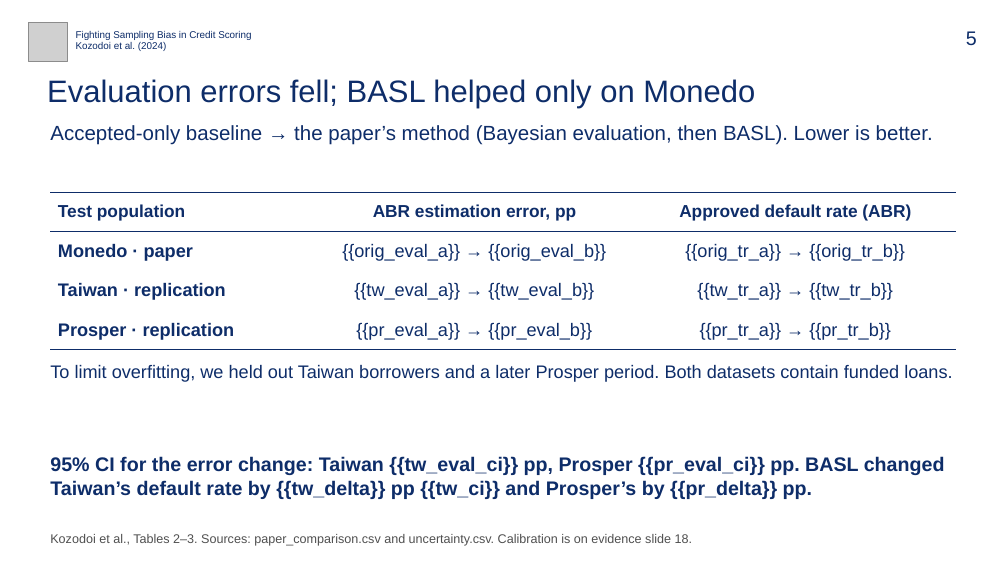
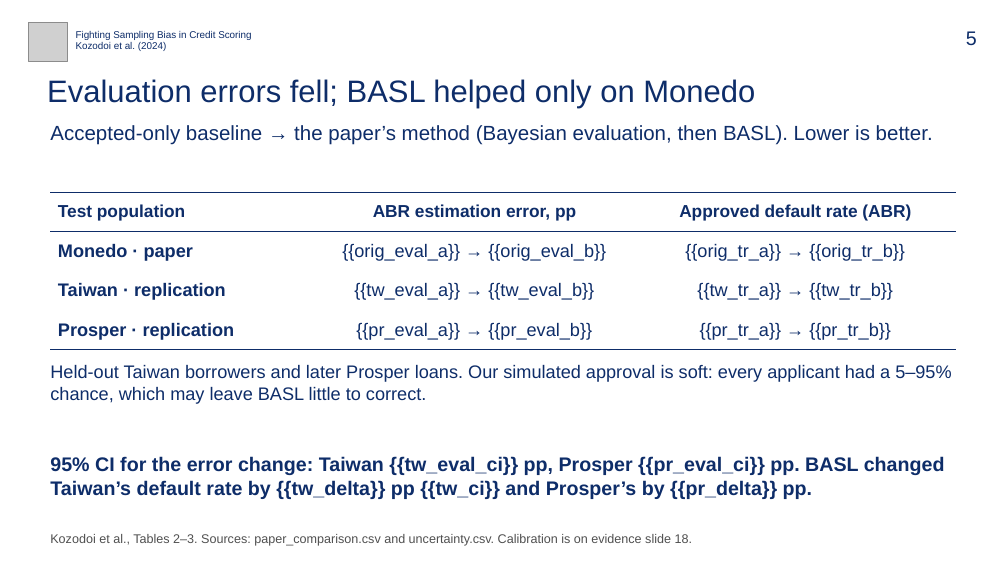
Before and after one commit to bigpurota/paper11, a slide deck: slide 5 of slides/talk-template.pptx. Drawn at 1008x567 pixels with LibreOffice and Linux fonts; fonts in the diff are those of the drawing; grey boxes stand for pictures. Boxes give left, top, right and bottom in pixels: in the first picture for what was removed or moved away, otherwise in the second. Text is boxed around its words. In the diff, an @@ line names an element or a change of style, - is before the commit and + after.

```diff
--- a/slides/talk-template.pptx
+++ b/slides/talk-template.pptx
@@ text at bbox=[50, 365, 951, 404]: text changed @@
-To limit overfitting, we held out Taiwan borrowers and a later Prosper period. Both datasets contain funded loans.
+Held-out Taiwan borrowers and later Prosper loans. Our simulated approval is soft: every applicant had a 5–95% chance, which may leave BASL little to correct.
```
Also in this commit, not shown: 2 other slides changed, 15 other files.
